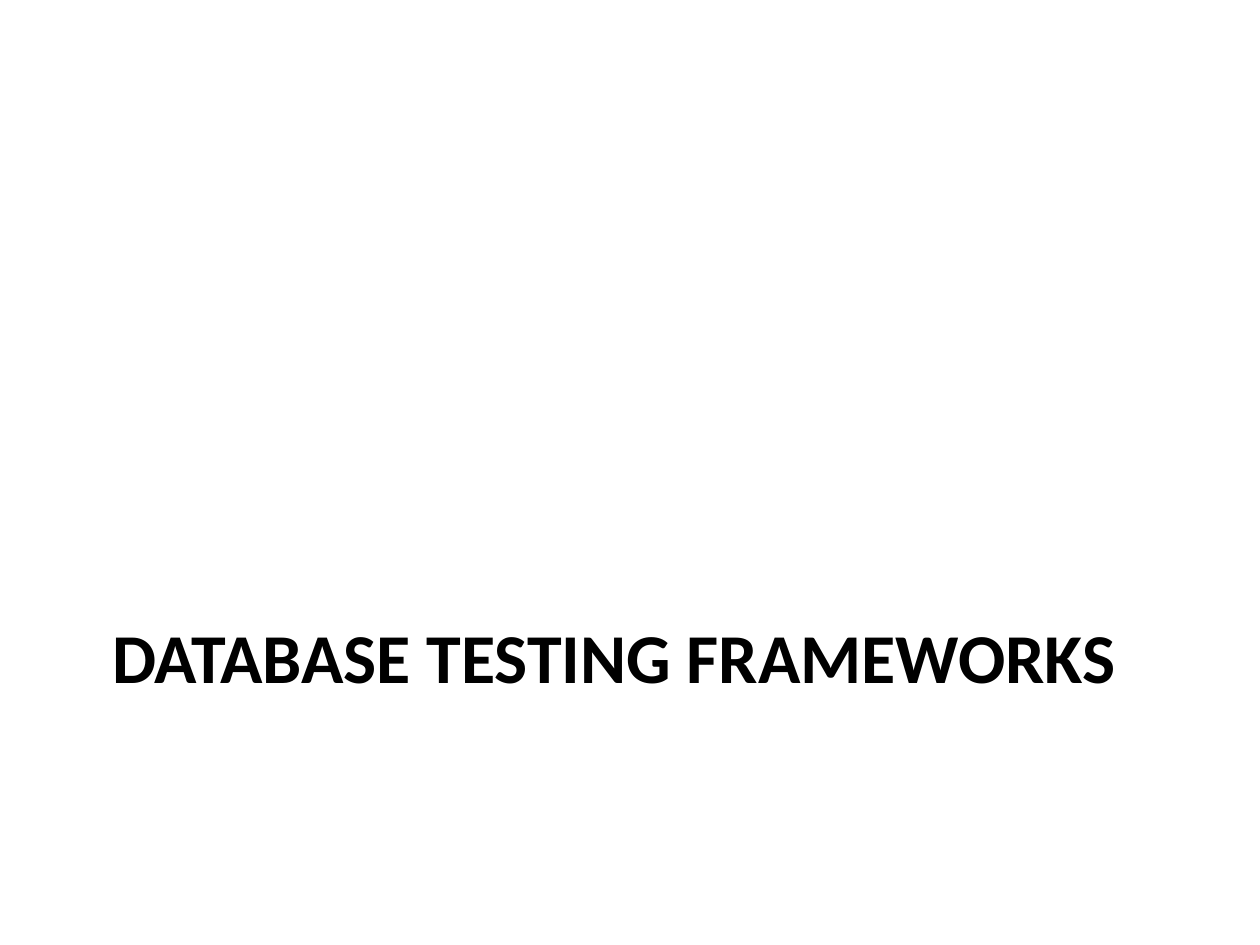
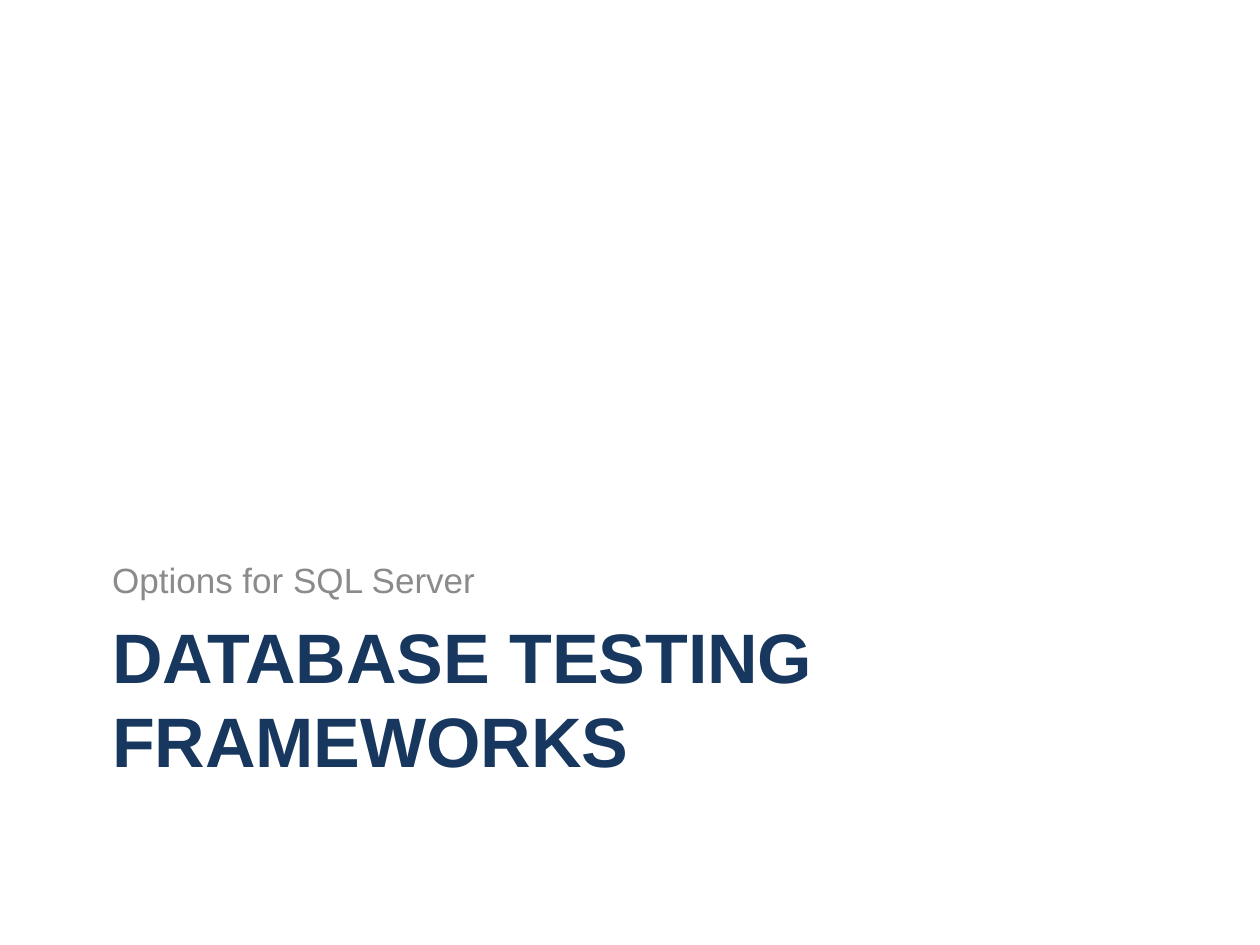
Before and after one commit to way0utwest/UnitTestingTSQL, a slide deck: slide 14 of UnitTestingTSQL.pptx (slide 15 before the commit). Drawn at 1260x945 pixels with LibreOffice and Linux fonts; fonts in the diff are those of the drawing; background and template pictures are left out. Boxes give left, top, right and bottom in pixels: in the first picture for what was removed or moved away, otherwise in the second. Text is boxed around its words. In the diff, an @@ line names an element or a change of style, - is before the commit and + after.

```diff
--- a/UnitTestingTSQL.pptx
+++ b/UnitTestingTSQL.pptx
@@ text added at (112,567,475,600), 20 pt, text #8C8C8C @@
+Options for SQL Server
@@ title "DATABASE TESTING FRAMEWORKS" at (112,634,812,768): font Calibri to Arial, text colour #000000 to #17375E @@
```
Also in this commit, not shown: 23 other slides changed, 2 slides added, 2 slides removed, 10 other files.
